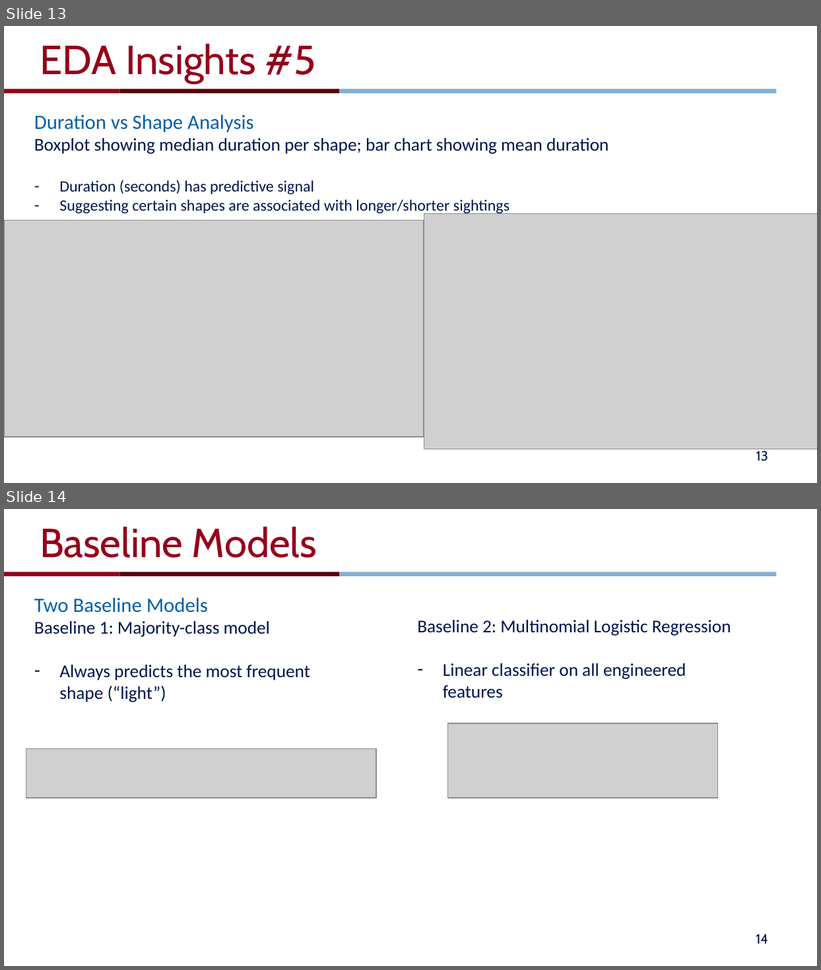
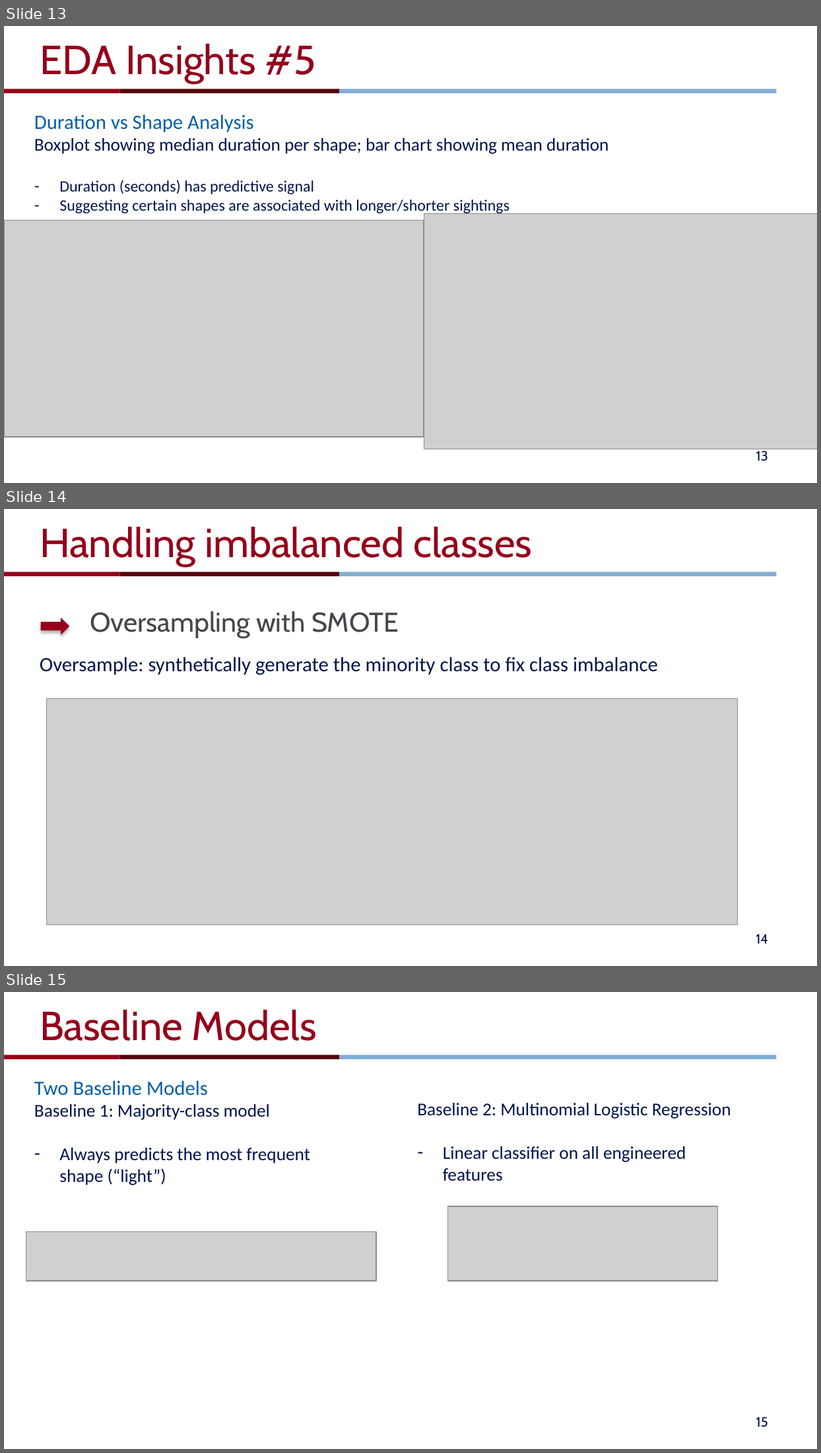
Before and after one commit to jingyig16/ufo-sightings, a slide deck: pre.pptx. Shown one above the other, each under a label of ours: slides 13 and 14 before the commit, slides 13, 14 and 15 after it. The pictures are 821x970 and 821x1453 pixels, drawn with LibreOffice and Linux fonts; fonts in the diff are those of the drawing; grey boxes stand for pictures; background and template pictures are left out. Boxes give left, top, right and bottom in pixels: in the first picture for what was removed or moved away, otherwise in the second. Text is boxed around its words. In the diff, an @@ line names an element or a change of style, - is before the commit and + after.

```diff
--- a/pre.pptx
+++ b/pre.pptx
@@ slide 14 added at <box>4,509,817,966</box>, background #FFFFFF; not listed: 3 template elements that a slide beside it also shows @@
@@ title added at <box>40,526,532,566</box>, 36 pt, text #95001A @@
+Handling imbalanced classes
@@ right arrow added at <box>40,618,69,635</box>, fill #95001A @@
@@ text added at <box>90,611,399,638</box>, 24 pt, text #44464B @@
+Oversampling with SMOTE
@@ text added at <box>40,657,658,675</box>, 18 pt, text #00144D @@
+Oversample: synthetically generate the minority class to fix class imbalance
@@ picture added at <box>46,698,737,925</box> @@
@@ page number added at <box>756,934,768,944</box>, 12 pt, text #00144D @@
+14
@@ what was slide 14 is now slide 15 @@
@@ page number at <box>756,1417,768,1428</box>: text changed @@
-14
+15
```
Also in this commit, not shown: 1 slide changed, 1 other file.
